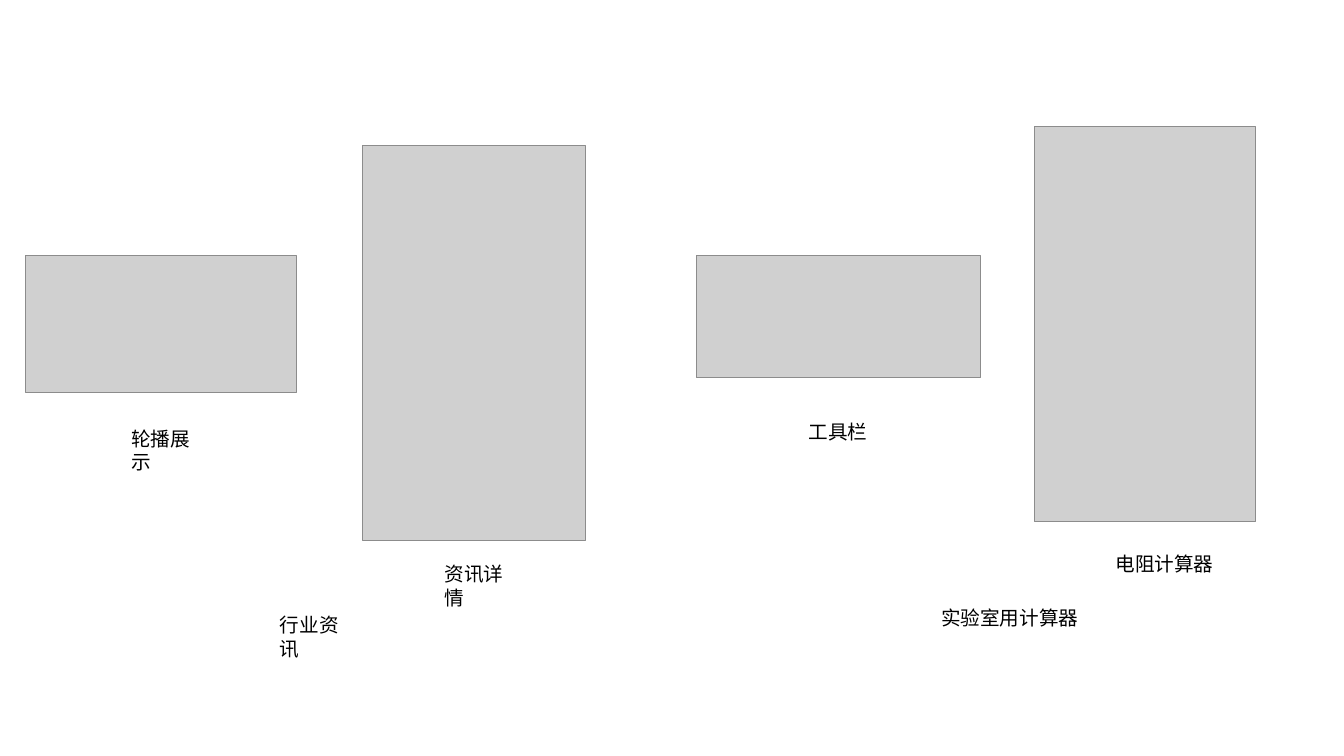
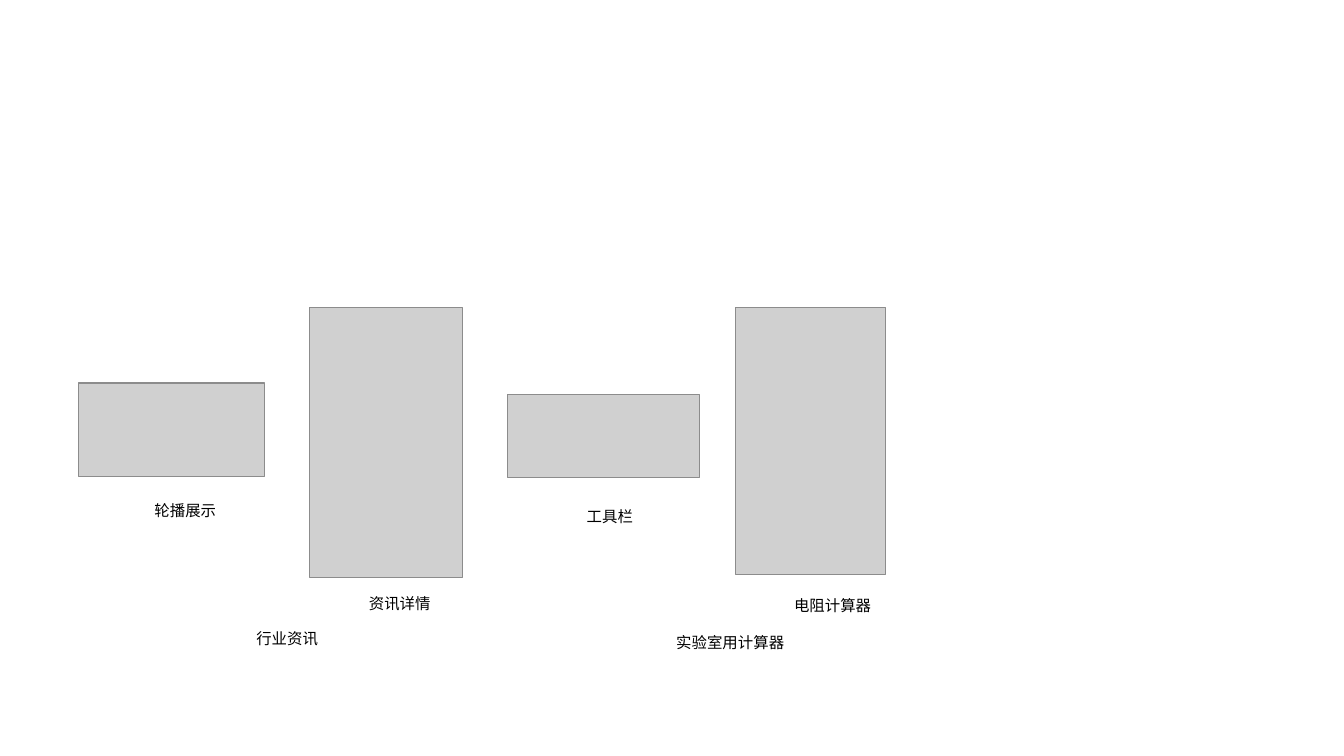
Before and after one commit to goozyshi/Gooit, a slide deck: slide 11 of Gooit自绘图标.pptx. Drawn at 1344x756 pixels with LibreOffice and Linux fonts; fonts in the diff are those of the drawing; grey boxes stand for pictures. Boxes give left, top, right and bottom in pixels: in the first picture for what was removed or moved away, otherwise in the second. Text is boxed around its words. In the diff, an @@ line names an element or a change of style, - is before the commit and + after.

```diff
--- a/Gooit自绘图标.pptx
+++ b/Gooit自绘图标.pptx
@@ picture: place and size @@
-picture at box(363, 145, 586, 540)
+picture at box(310, 308, 462, 578)
@@ picture: place and size @@
-picture at box(1034, 127, 1256, 522)
+picture at box(736, 308, 886, 575)
@@ picture: place and size @@
-picture at box(25, 256, 296, 392)
+picture at box(79, 383, 264, 477)
@@ picture: place and size @@
-picture at box(697, 256, 981, 378)
+picture at box(508, 395, 701, 478)
@@ text "轮播展示": place and size @@
-text "轮播展示" at box(131, 429, 190, 471)
+text "轮播展示" at box(154, 503, 216, 518)
@@ text "工具栏": place and size @@
-text "工具栏" at box(809, 422, 868, 441)
+text "工具栏" at box(587, 509, 633, 523)
@@ text "资讯详情": place and size @@
-text "资讯详情" at box(444, 564, 503, 607)
+text "资讯详情" at box(369, 596, 431, 611)
@@ size 14 to 11 pt in 6 elements at box(256, 631, 318, 646), box(369, 596, 431, 611), box(154, 503, 216, 518), box(676, 635, 784, 650), box(587, 509, 633, 523), box(794, 598, 871, 613) @@
@@ text "电阻计算器": place and size @@
-text "电阻计算器" at box(1115, 554, 1213, 573)
+text "电阻计算器" at box(794, 598, 871, 613)
@@ text "行业资讯": place and size @@
-text "行业资讯" at box(280, 615, 339, 658)
+text "行业资讯" at box(256, 631, 318, 646)
@@ text "实验室用计算器": place and size @@
-text "实验室用计算器" at box(941, 608, 1078, 627)
+text "实验室用计算器" at box(676, 635, 784, 650)
```
Also in this commit, not shown: 6 other slides changed, 12 other files.
